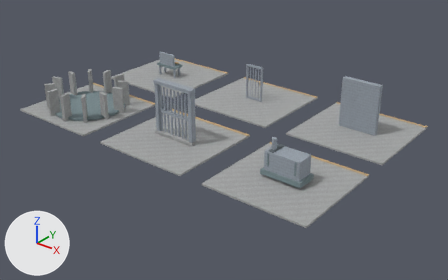
One commit to the glTF model development/levels/primitive-props-v1/site-kits/level_blockout_kit_wld_18_p01.glb: the scene before it, then after it.
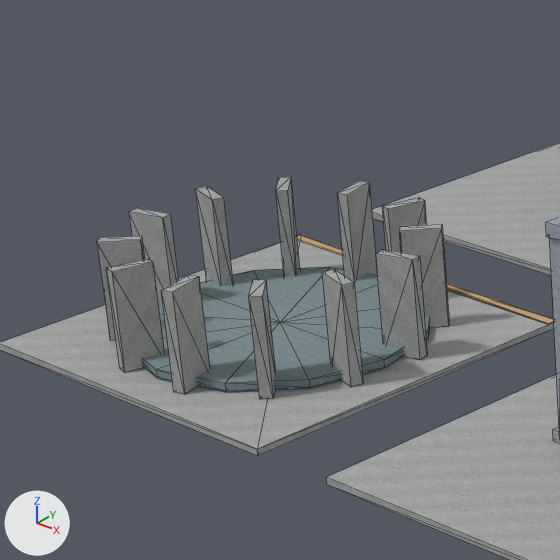
Old and new are each drawn whole from a 50 mm lens placed at (20.57, -25.14, 14.3), pointed at (0.99, -0.66, -0.88) and again close up on the part from 5% to 35% of the width and 9% to 58% of the height. Lighting does not change. The marker at lower left points along +X, +Y and +Z. The first two pictures are the older version. The close-ups show mesh edges as thin lines. Vertices at exactly the same position are counted once.

Script lines for the objects in view, before the commit:
```python
me_site_cinder_6_map_kit_contact_room = bpy.data.meshes.new('Site Cinder-6 map-kit contact room')
me_site_cinder_6_map_kit_contact_room.from_pydata(...)  # 642 vertices, 1000 faces; spans x -9.8..9.8, y -6.3..6.3, z -0.1..3.0
# faces by material slot: [228, 148, 108, 412, 104]
me_site_cinder_6_map_kit_contact_room.materials.append(mat_blockout_stone)
me_site_cinder_6_map_kit_contact_room.materials.append(mat_blockout_accent)
me_site_cinder_6_map_kit_contact_room.materials.append(mat_blockout_industrial)
me_site_cinder_6_map_kit_contact_room.materials.append(mat_blockout_metal)
me_site_cinder_6_map_kit_contact_room.materials.append(mat_blockout_dark)
ob_level_blockout_kit_wld_18_p01 = bpy.data.objects.new('level_blockout_kit_wld_18_p01', me_site_cinder_6_map_kit_contact_room)
ob_level_blockout_kit_wld_18_p01.location = (0.0, 0.0, 0.0)
```
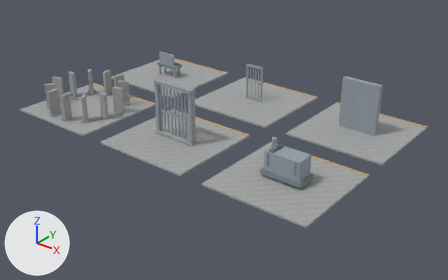
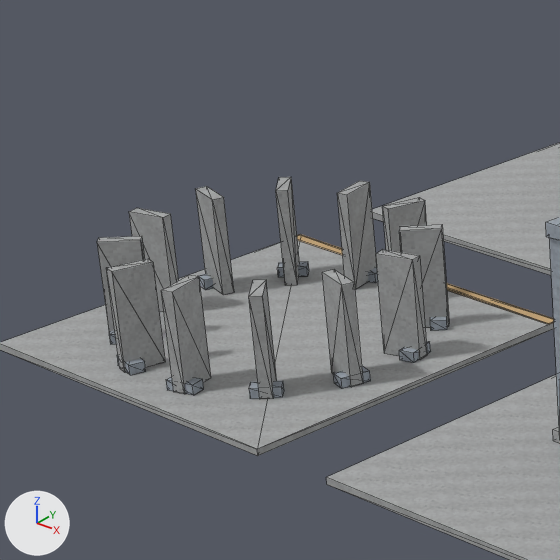
What differs and where, as boxes [x1, y1, x2, y2] in the close-ups (560 x 560 px):
part 1 of me_site_cinder_6_map_kit_contact_room, added: after [333, 366, 371, 389]
part 2 of me_site_cinder_6_map_kit_contact_room, added: after [249, 381, 284, 399]
part 3 of me_site_cinder_6_map_kit_contact_room, added: after [166, 377, 204, 395]
part 4 of me_site_cinder_6_map_kit_contact_room, added: after [117, 355, 146, 375]
part 5 of me_site_cinder_6_map_kit_contact_room, added: after [109, 331, 116, 344]
part 6 of me_site_cinder_6_map_kit_contact_room, added: after [198, 274, 213, 290]
part 7 of me_site_cinder_6_map_kit_contact_room, added: after [277, 261, 309, 277]
part 8 of me_site_cinder_6_map_kit_contact_room, added (mostly hidden): after [368, 267, 378, 283]
part 9 of me_site_cinder_6_map_kit_contact_room, added: after [430, 317, 447, 331]
part 10 of me_site_cinder_6_map_kit_contact_room, added: after [399, 341, 431, 363]
part 11 of me_site_cinder_6_map_kit_contact_room, deleted: before [143, 267, 430, 391]

The change, as a list of edits to the scene's bpy script:
```text
Change me_site_cinder_6_map_kit_contact_room:
    remove me_site_cinder_6_map_kit_contact_room.from_pydata(...)  # 642 vertices, 1000 faces; spans x -9.8..9.8, y -6.3..6.3, z -0.1..3.0
    add me_site_cinder_6_map_kit_contact_room.from_pydata(...)  # 712 vertices, 1096 faces; spans x -9.8..9.8, y -6.3..6.3, z -0.1..3.0
    me_site_cinder_6_map_kit_contact_room part 1: the loose piece of 8 vertices spanning x -5.8..-5.2, y -2.3..-1.7, z 0.0..1.5 is copied, and the copy is scaled about its middle by (-0.39, -0.958, 0.1), then moved by (0.7, -2.1, -0.7), in mat_blockout_metal; it spans x -5.0..-4.6, y -4.3..-3.8, z 0.0..0.2
    me_site_cinder_6_map_kit_contact_room part 2: the loose piece of 8 vertices spanning x -9.8..-4.2, y -6.3..-0.7, z -0.1..0.0 is copied, and the copy is turned -135 degrees about the z axis through its middle and scaled by 0.0599, then moved by (1.6, -1.6, 0.1), in mat_blockout_metal; it spans x -5.6..-5.2, y -5.3..-4.9, z 0.0..0.2
    me_site_cinder_6_map_kit_contact_room part 3: the loose piece of 8 vertices spanning x -9.8..-4.2, y -6.3..-0.7, z -0.1..0.0 is copied, and the copy is scaled about its middle by (-0.0752, -0.0397, 1.5), then moved by (0.6, -2.2, 0.1), in mat_blockout_metal; it spans x -6.7..-6.2, y -5.9..-5.5, z 0.0..0.2
    me_site_cinder_6_map_kit_contact_room part 4: the loose piece of 8 vertices spanning x -9.8..-4.2, y -6.3..-0.7, z -0.1..0.0 is copied, and the copy is scaled about its middle by (-0.0752, -0.0397, 1.5), then moved by (-0.6, -2.2, 0.1), in mat_blockout_metal; it spans x -7.8..-7.3, y -5.9..-5.5, z 0.0..0.2
    me_site_cinder_6_map_kit_contact_room part 5: the loose piece of 8 vertices spanning x -9.8..-4.2, y -6.3..-0.7, z -0.1..0.0 is copied, and the copy is turned 135 degrees about the z axis through its middle and scaled by 0.0599, then moved by (-1.6, -1.6, 0.1), in mat_blockout_metal; it spans x -8.8..-8.4, y -5.3..-4.9, z 0.0..0.2
    me_site_cinder_6_map_kit_contact_room part 6: the loose piece of 8 vertices spanning x -8.8..-8.2, y -5.3..-4.7, z 0.0..1.5 is copied, and the copy is scaled about its middle by (-0.39, -0.958, 0.1), then moved by (-0.7, 2.1, -0.7), in mat_blockout_metal; it spans x -9.4..-9.0, y -3.2..-2.7, z 0.0..0.2
    me_site_cinder_6_map_kit_contact_room part 7: the loose piece of 8 vertices spanning x -9.8..-4.2, y -0.9..-0.7, z 0.0 is copied, and the copy is turned 45 degrees about the z axis through its middle and scaled by 0.0792, then moved by (-1.6, -1.1, 0.1), in mat_blockout_metal; it spans x -8.8..-8.4, y -2.1..-1.7, z 0.0..0.2
    me_site_cinder_6_map_kit_contact_room part 8: the loose piece of 8 vertices spanning x -9.8..-4.2, y -0.9..-0.7, z 0.0 is copied, and the copy is scaled about its middle by (0.0752, 1.23, 10), then moved by (-0.6, -0.5, 0.1), in mat_blockout_metal; it spans x -7.8..-7.3, y -1.5..-1.1, z 0.0..0.2
    me_site_cinder_6_map_kit_contact_room part 9: the loose piece of 8 vertices spanning x -9.8..-4.2, y -0.9..-0.7, z 0.0 is copied, and the copy is turned -45 degrees about the z axis through its middle and scaled by 0.0792, then moved by (1.6, -1.1, 0.1), in mat_blockout_metal; it spans x -5.6..-5.2, y -2.1..-1.7, z 0.0..0.2
    me_site_cinder_6_map_kit_contact_room part 10: the loose piece of 8 vertices spanning x -5.8..-5.2, y -5.3..-4.7, z 0.0..1.5 is copied, and the copy is scaled about its middle by (0.39, 0.958, 0.1), then moved by (0.7, 2.1, -0.7), in mat_blockout_metal; it spans x -5.0..-4.6, y -3.2..-2.7, z 0.0..0.2
    me_site_cinder_6_map_kit_contact_room part 11: the loose piece of 26 vertices spanning x -9.2..-4.8, y -5.7..-1.3, z 0.0..0.1 is deleted
    other edits to the shape of me_site_cinder_6_map_kit_contact_room do not show in these pictures
```
